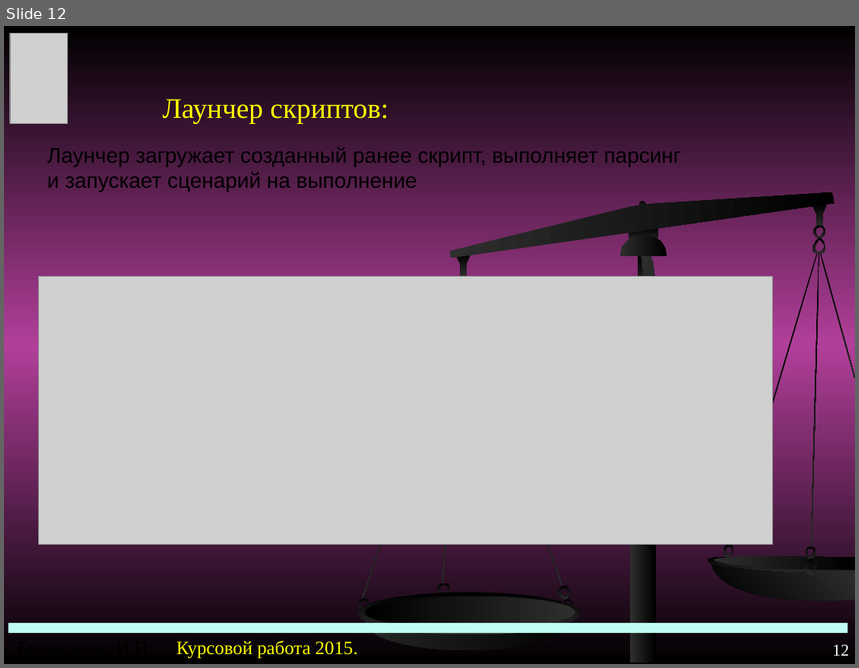
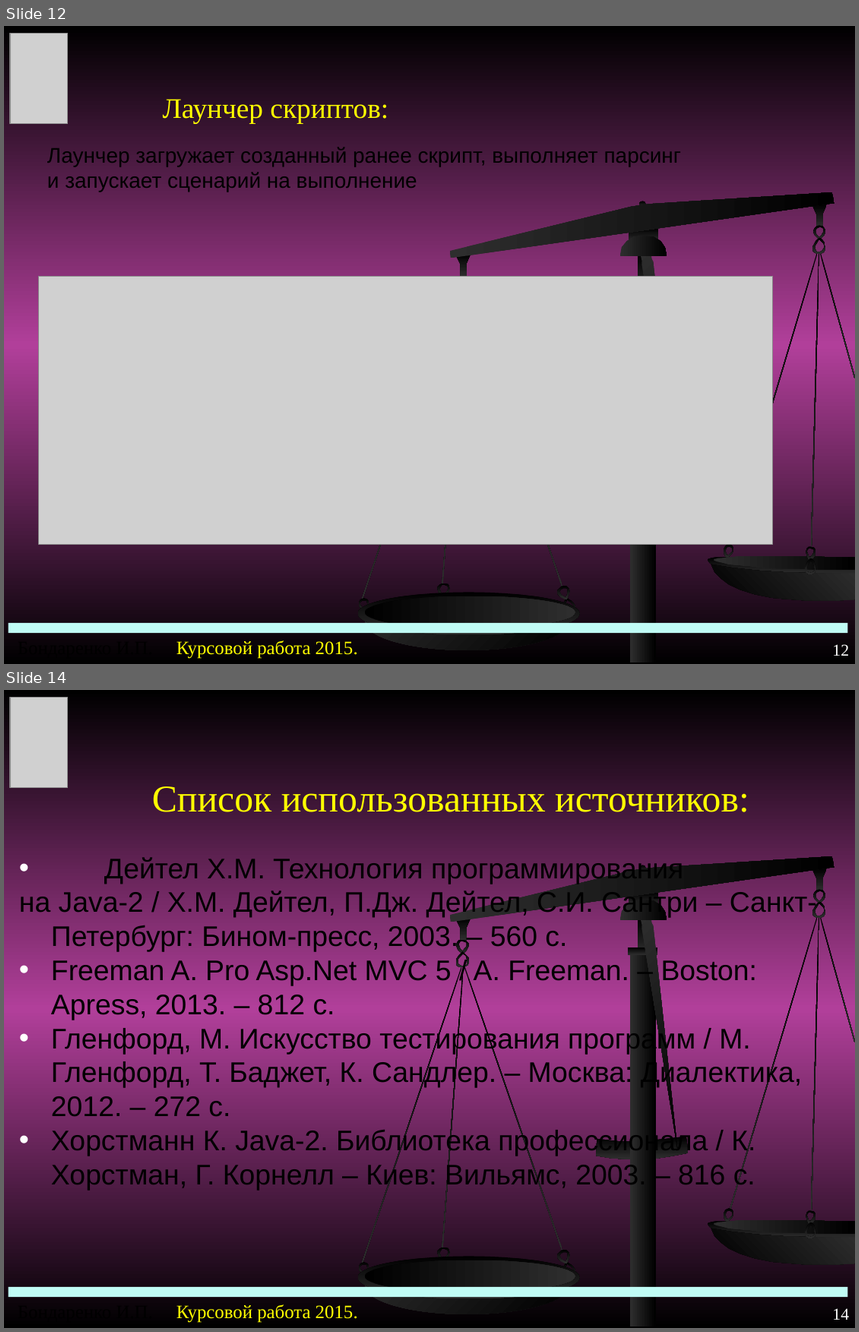
Before and after one commit to bandarenka/CourseP2015, a slide deck: HOV-1-11 BandarenkaIP.ppt. Shown one above the other, each under a label of ours: slide 12 before the commit, slides 12 and 14 after it; the slides between them are not shown. The pictures are 859x668 and 859x1332 pixels, drawn with LibreOffice and Linux fonts; fonts in the diff are those of the drawing; grey boxes stand for pictures. Boxes give left, top, right and bottom in pixels: in the first picture for what was removed or moved away, otherwise in the second. Text is boxed around its words. In the diff, an @@ line names an element or a change of style, - is before the commit and + after.

```diff
--- a/HOV-1-11 BandarenkaIP.ppt
+++ b/HOV-1-11 BandarenkaIP.ppt
@@ slide 14 added at (x1=4, y1=690, x2=855, y2=1328), background gradient #000000 to #B13F9A; not listed: 32 template elements that a slide beside it also shows @@
@@ picture added at (x1=10, y1=697, x2=68, y2=788) @@
@@ subtitle added at (x1=152, y1=787, x2=750, y2=812), 32 pt, text #FFFF00 @@
+Список использованных источников:
@@ text added at (x1=19, y1=857, x2=817, y2=1191), 24 pt, text #000000 @@
+• Дейтел Х.М. Технология программирования
+на Java-2 / Х.М. Дейтел, П.Дж. Дейтел, С.И. Сантри – Санкт-Петербург: Бином-пресс, 2003. – 560 с.
+• Freeman A. Pro Asp.Net MVC 5 / A. Freeman. – Boston: Apress, 2013. – 812 с.
+• Гленфорд, М. Искусство тестирования программ / М. Гленфорд, Т. Баджет, К. Сандлер. – Москва: Диалектика, 2012. – 272 с.
+• Хорстманн К. Java-2. Библиотека профессионала / К. Хорстман, Г. Корнелл – Киев: Вильямс, 2003. – 816 с.
@@ freeform shape added at (x1=456, y1=951, x2=470, y2=967), fill gradient #000000 to #2E2E2E @@
@@ rounded rectangle added at (x1=628, y1=948, x2=658, y2=955), fill gradient #000000 to #2E2E2E @@
@@ freeform shape added at (x1=597, y1=1136, x2=688, y2=1159), fill gradient #000000 to #2E2E2E @@
@@ rectangle added at (x1=9, y1=1287, x2=848, y2=1298), fill #C0FCF5 @@
@@ page number added at (x1=832, y1=1309, x2=849, y2=1320), 14 pt, text #FFFFFF @@
+14
```
Also in this commit, not shown: 1 slide changed, 7 slides removed, 1 other file.
